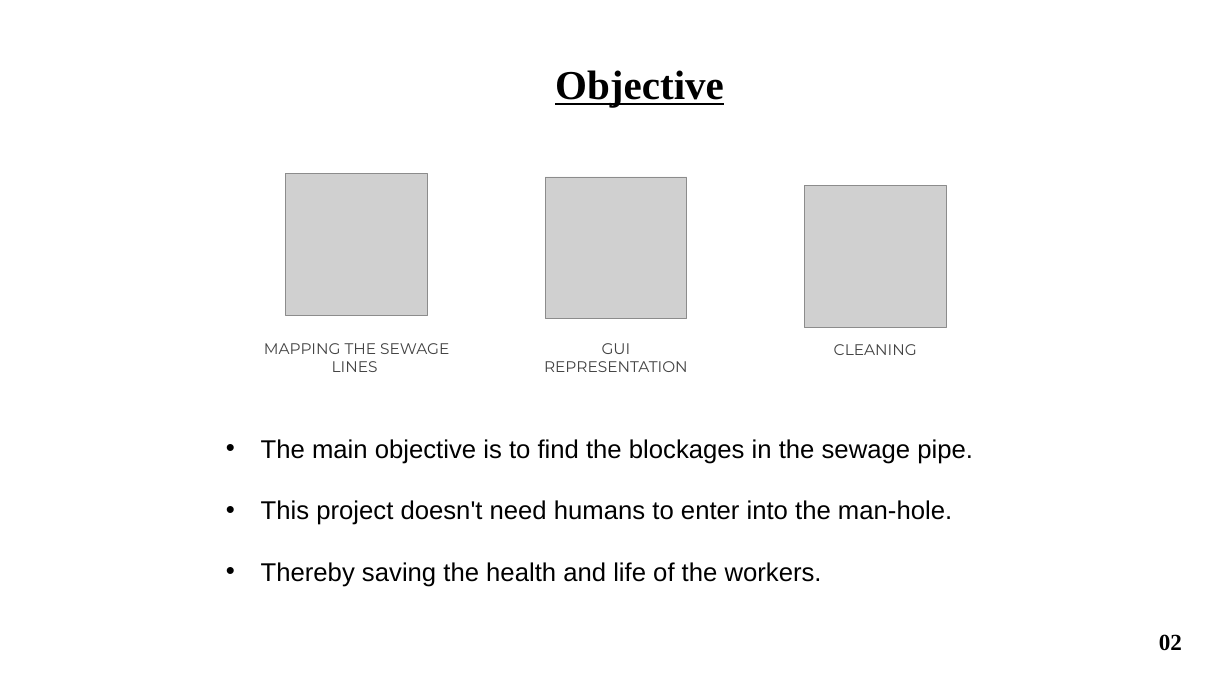
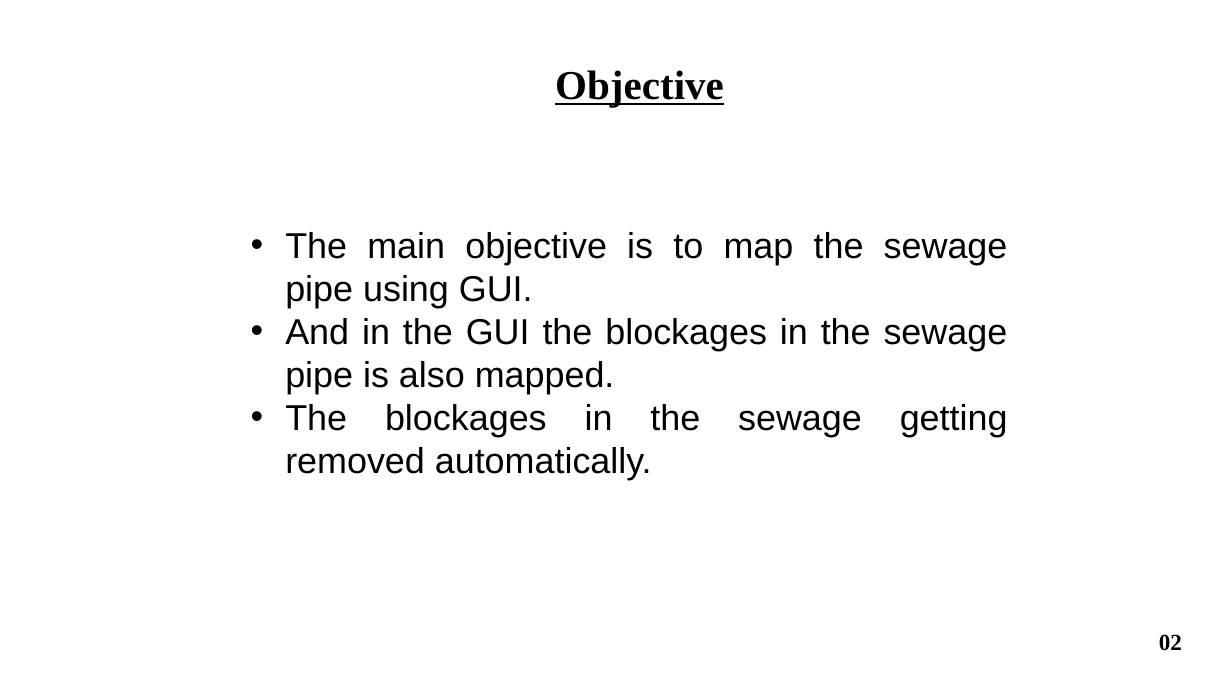
Before and after one commit to MANOJI-T/sewage_project, a slide deck: slide 2 of 1stReview.pptx. Drawn at 1232x693 pixels with LibreOffice and Linux fonts; fonts in the diff are those of the drawing; grey boxes stand for pictures; background and template pictures are left out. Boxes give left, top, right and bottom in pixels: in the first picture for what was removed or moved away, otherwise in the second. Text is boxed around its words. In the diff, an @@ line names an element or a change of style, - is before the commit and + after.

```diff
--- a/1stReview.pptx
+++ b/1stReview.pptx
@@ picture removed at (x1=286, y1=174, x2=427, y2=315) @@
@@ picture removed at (x1=545, y1=177, x2=687, y2=319) @@
@@ picture removed at (x1=805, y1=186, x2=946, y2=327) @@
@@ text at (x1=285, y1=232, x2=1008, y2=480): text changed; size 20 to 28 pt @@
-• The main objective is to find the blockages in the sewage pipe.
-• This project doesn't need humans to enter into the man-hole.
-• Thereby saving the health and life of the workers.
+• The main objective is to map the sewage pipe using GUI.
+• And in the GUI the blockages in the sewage pipe is also mapped.
+• The blockages in the sewage getting removed automatically.
@@ text removed at (x1=264, y1=343, x2=449, y2=372) @@
-MAPPING THE SEWAGE LINES
@@ text removed at (x1=544, y1=343, x2=688, y2=372) @@
-GUI REPRESENTATION
@@ text removed at (x1=834, y1=344, x2=917, y2=355) @@
-CLEANING
```
Also in this commit, not shown: 5 other slides changed.
